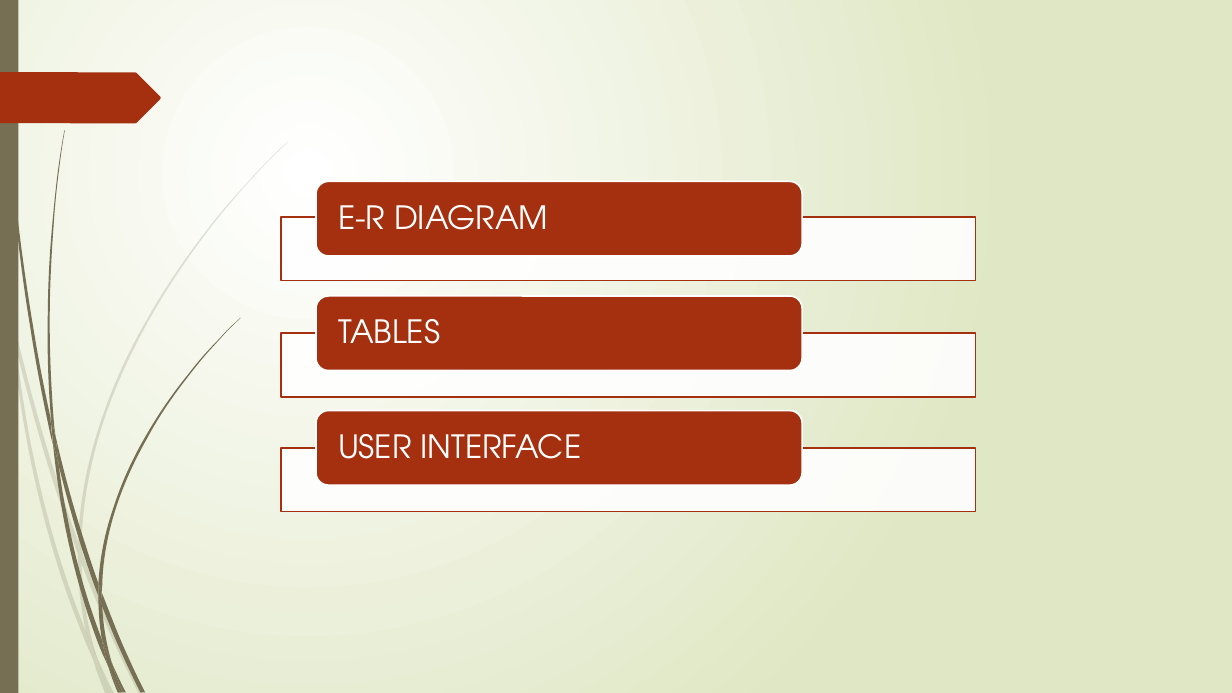
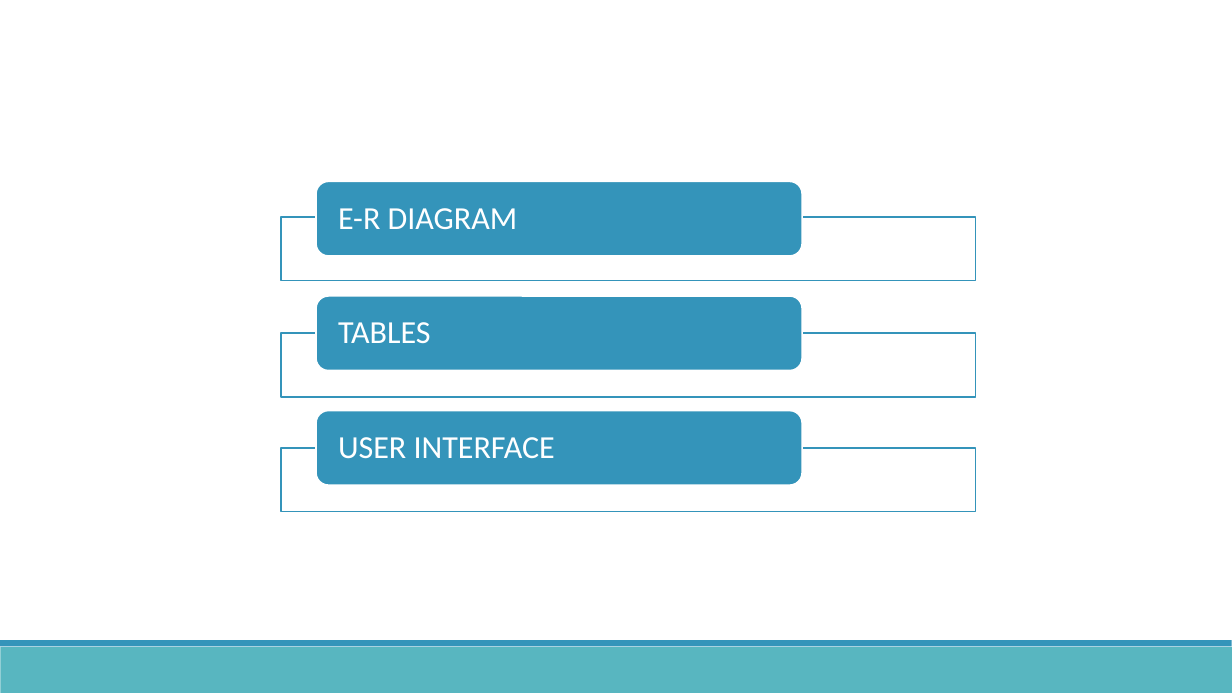
Before and after one commit to LolaArdura/Hospital-Management-System, a slide deck: slide 2 of Hospital Magement (1).pptx. Drawn at 1232x693 pixels with LibreOffice and Linux fonts; fonts in the diff are those of the drawing. Boxes give left, top, right and bottom in pixels: in the first picture for what was removed or moved away, otherwise in the second. Text is boxed around its words. In the diff, an @@ line names an element or a change of style, - is before the commit and + after.

```diff
--- a/Hospital Magement (1).pptx
+++ b/Hospital Magement (1).pptx
@@ background gradient #FFFFFF to #DFE8C4 to #FFFFFF @@
@@ rectangle removed at <box>0,0,18,693</box> @@
@@ freeform shape removed at <box>0,72,161,123</box> @@
@@ fill #A53010 to #3494BA in 3 elements at <box>316,181,802,256</box>, <box>316,296,802,371</box>, <box>316,410,802,485</box> @@
@@ font TeX Gyre Adventor to Calibri in 3 elements at <box>338,208,518,229</box>, <box>338,322,431,343</box>, <box>338,437,555,459</box> @@
@@ outline #A53010 1.25 pt to #3494BA 1.25 pt in 3 elements at <box>281,217,976,281</box>, <box>281,334,976,397</box>, <box>281,448,976,512</box> @@
@@ rectangle added at <box>0,647,1232,693</box>, fill #58B6C0 @@
@@ rectangle added at <box>0,640,1232,647</box>, fill #3494BA @@
@@ group removed at <box>0,141,288,693</box>: 10 freeform shapes @@
@@ group removed at <box>3,0,240,693</box>: 12 freeform shapes @@
```
Also in this commit, not shown: 3 other slides changed, 4 slides added, 4 slides removed.
